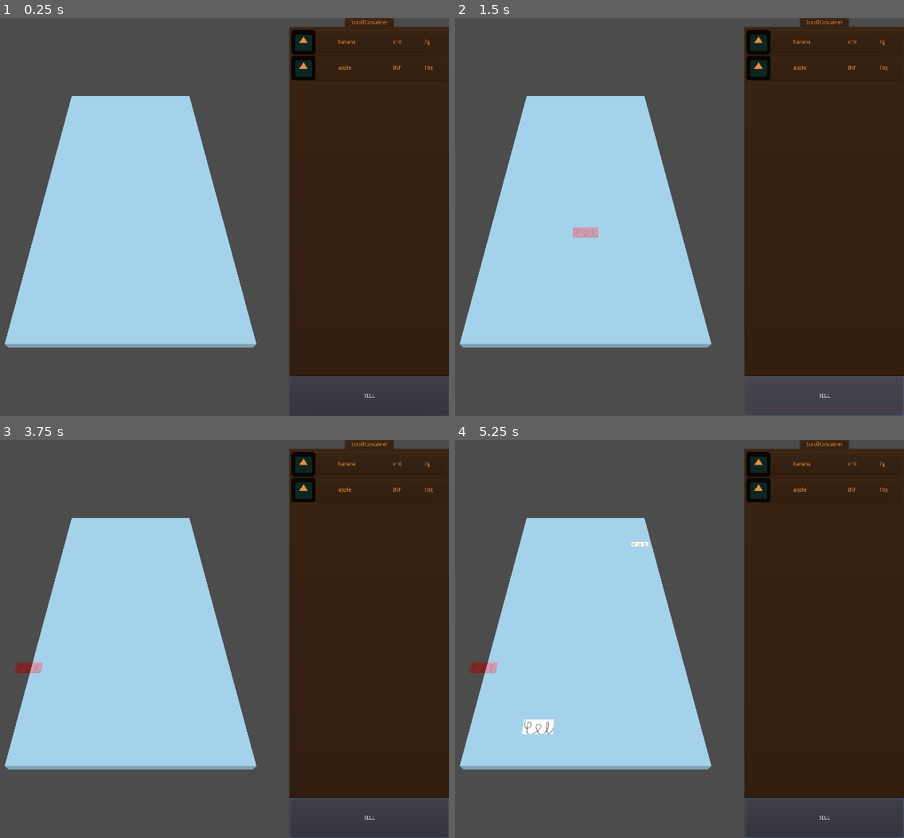
Above: before the commit, frames 1-4 (two rows, left to right).
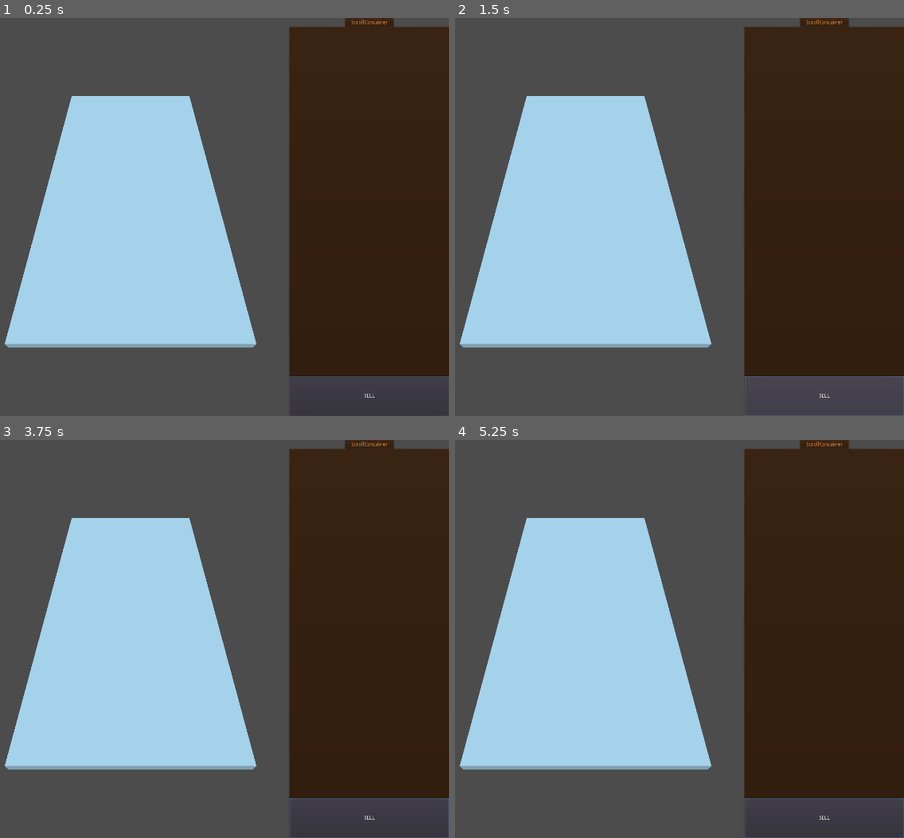
Above: after the commit, the same moments.

Repository: D-Niermann/SailingGame
Game: Godot game, scene res://test2.tscn
Two runs of this game, one before a commit and one after it. Both use one fixed random seed, a clock stepped at 60 frames per second and the inputs below. This scene is started directly instead of the project's main scene. The engine's default icon, where the game draws it, is replaced by a stand-in: a white triangle on a blue panel in a dark square.
Inputs (mouse positions are in pixels of both pictures, inside the frame that each line leads up to):
- Up to frame 1 (0.25 s): no input
- Up to frame 2 (1.5 s): click (823, 41) at 0.5 s, where only the run before the commit has a clickable "banana"; click "SELL" at 1.25 s
- Up to frame 3 (3.75 s): click (368, 491) at 2 s, where only the run before the commit has a clickable "apple"; tap Enter at 2.75 s; move the mouse to (269, 619) at 2.77 s; hold E (RotateCannonRight) 2.78-3.5 s; hold X (FireCannons) 2.78-3.5 s; click (269, 619) at 2.92 s; tap Space (centerCamera) at 3.5 s; drag from (4, 658) to (98, 718) at 3.52 s
- Up to frame 4 (5.25 s): tap Enter at 4.25 s; move the mouse to (648, 551) at 4.27 s; press the mouse at (648, 551) at 4.28 s; hold E (RotateCannonRight) 4.28-5 s; release the mouse at (648, 551) at 5 s; tap Space (centerCamera) at 5 s; drag from (553, 718) to (outside the picture) at 5.02 s

The runs differ from the first frame. In frame 1, 0.7% of the frame differs, in the area x 64-97%, y 3-16%; in frame 2, 0.9%; in frame 3, 0.9%; in frame 4, 1.2%, in the area x 3-97%, y 3-74%.

Commit message:
Update terminal.gd

Diff:
--- a/terminal.gd
+++ b/terminal.gd
@@ -4,15 +4,11 @@
 var time: int = 0
 var frac: float = 0.0
 var updatePeriodForEconomy: float = 60.0
-var placementHandler: Control
 
 
 # Called when the node enters the scene tree for the first time.
 func _ready():
-	placementHandler = get_tree().get_root().get_node("Terminal/Interface/Shopping")
-	# TODO: some code to initiate stuff for testing purposes, can be removed later on
-	placementHandler.target = get_tree().get_root().get_node("Terminal/ViewportContainer/Viewport/Spatial/Ship")
-	placementHandler.openShop("bananaTown")
+	pass
 
 
 # Called every physics frame. 'delta' is the elapsed time since the previous frame.
